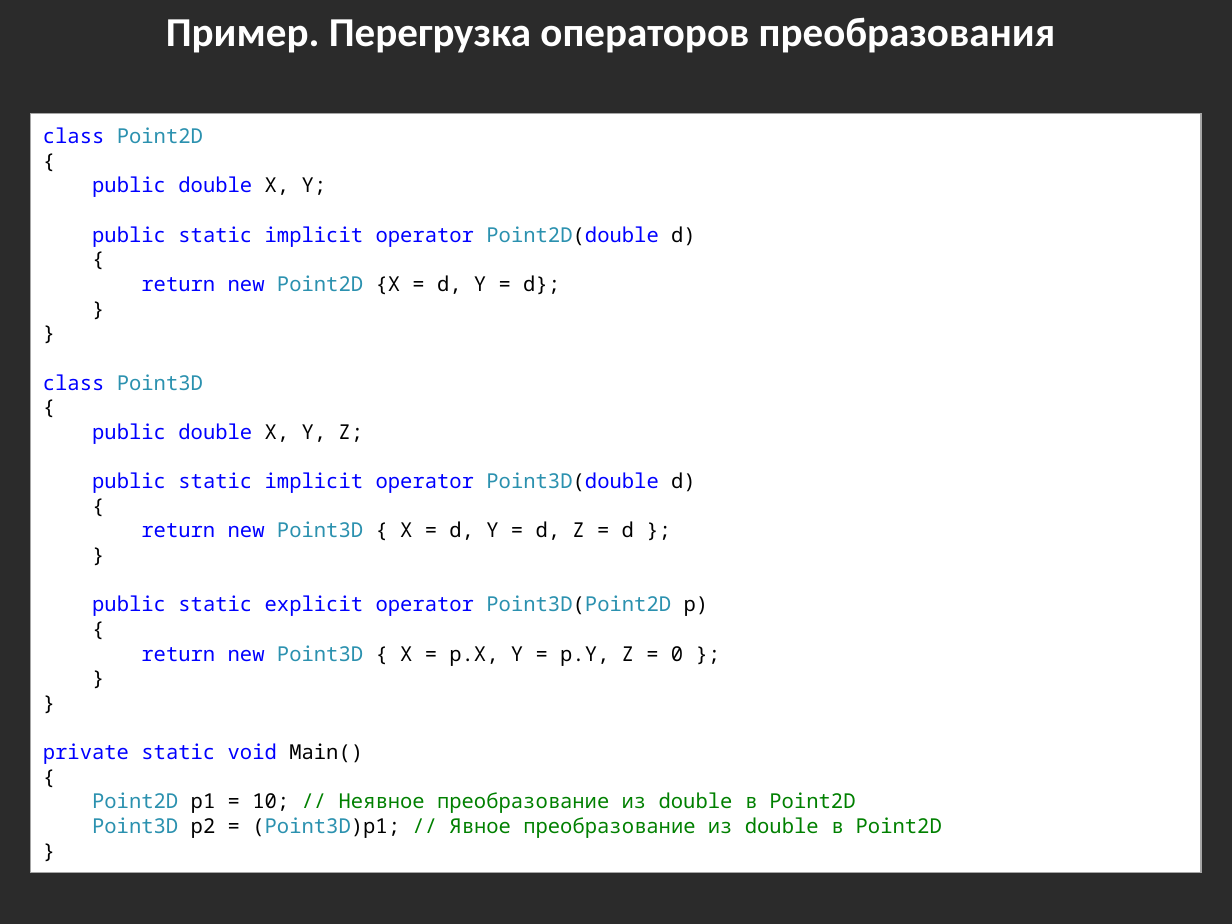
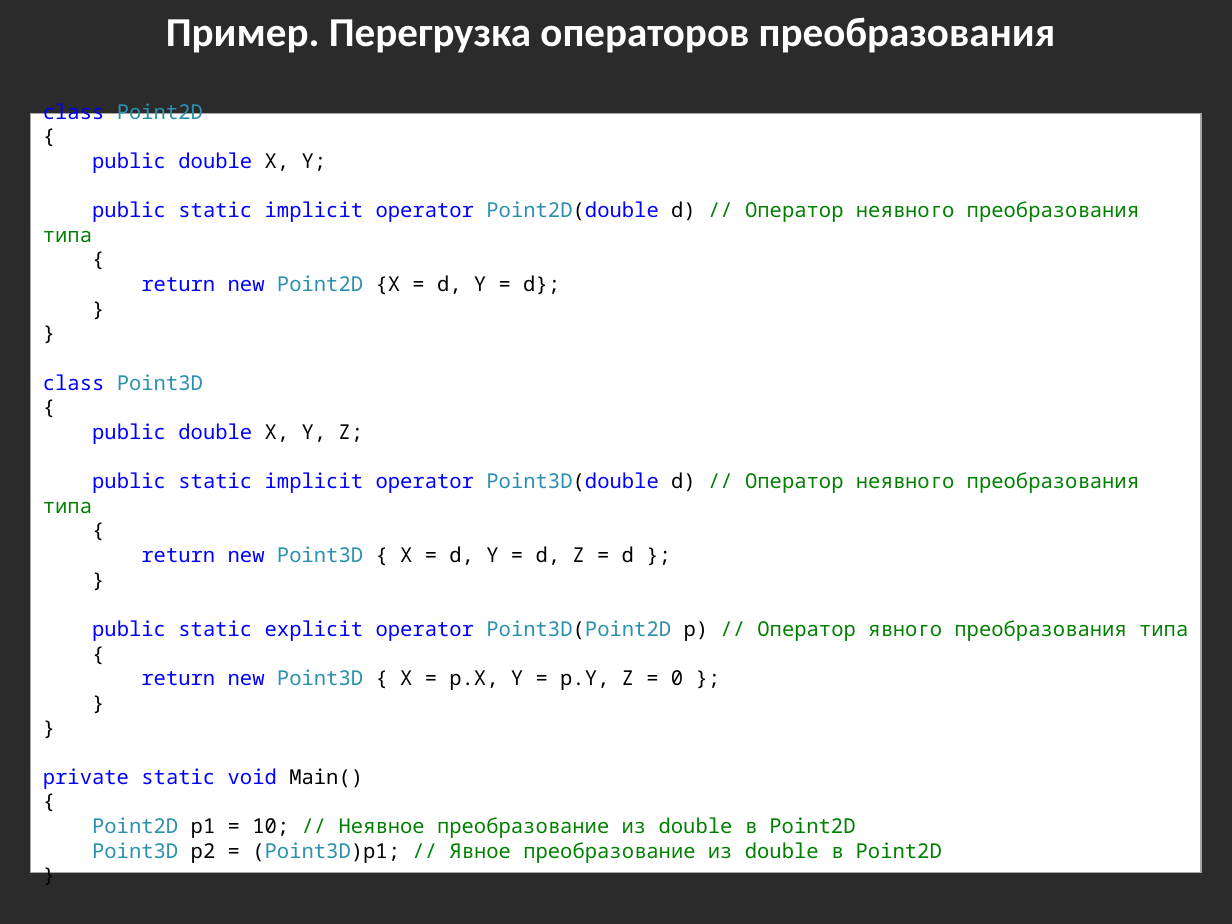
Before and after one commit to bazile/Training, a slide deck: slide 70 of Presentation/lesson-02-oop.pptx (slide 64 before the commit). Drawn at 1232x924 pixels with LibreOffice and Linux fonts; fonts in the diff are those of the drawing; background and template pictures are left out; a plain dark background stands for a picture behind light text. Boxes give left, top, right and bottom in pixels: in the first picture for what was removed or moved away, otherwise in the second. Text is boxed around its words. In the diff, an @@ line names an element or a change of style, - is before the commit and + after.

```diff
--- a/Presentation/lesson-02-oop.pptx
+++ b/Presentation/lesson-02-oop.pptx
@@ text in rectangle at (92, 201, 1139, 222): text changed; text colour #0000FF to #008000 @@
-public static implicit operator Point2D(double d)
+public static implicit operator Point2D(double d) // Оператор неявного преобразования типа
@@ text in rectangle at (43, 472, 1139, 513): text changed; text colour #0000FF to #008000 @@
-public static implicit operator Point3D(double d)
+public static implicit operator Point3D(double d) // Оператор неявного преобразования типа
@@ text in rectangle at (92, 620, 1188, 641): text changed; text colour #0000FF to #008000 @@
-public static explicit operator Point3D(Point2D p)
+public static explicit operator Point3D(Point2D p) // Оператор явного преобразования типа
```
Also in this commit, not shown: 5 other slides changed, 6 slides added, 4 other files.
